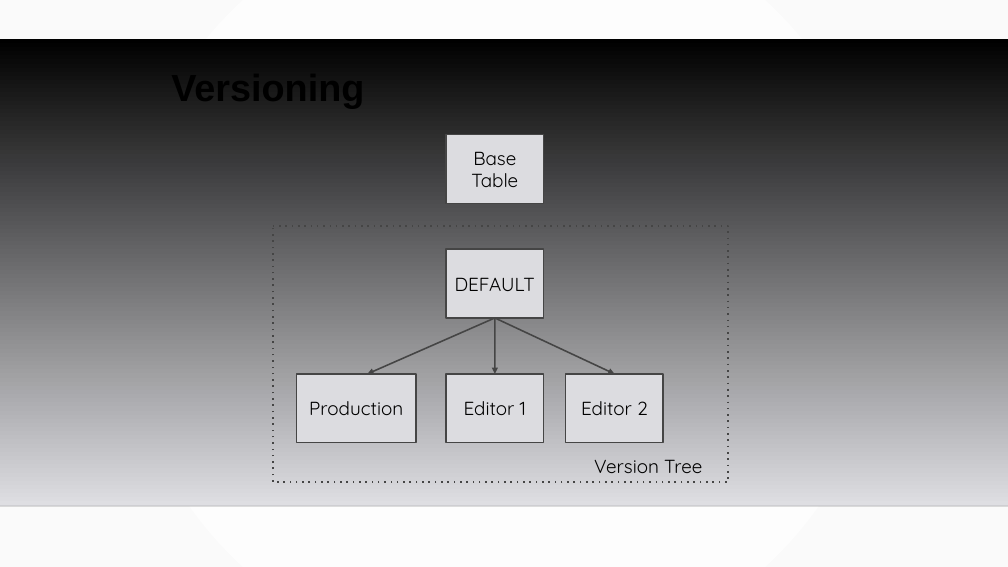
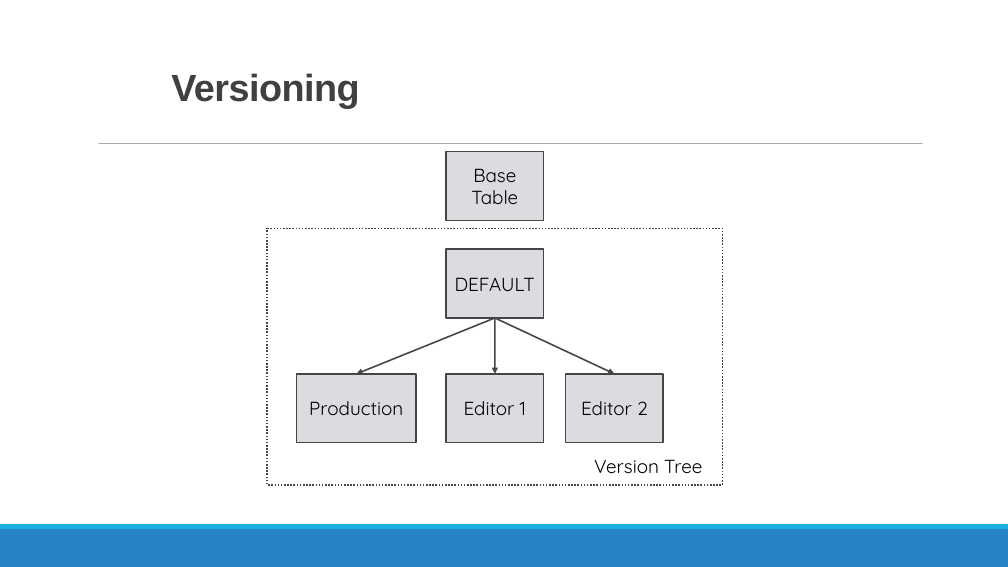
Before and after one commit to MGIS-UMN/GIS5577_week9, a slide deck: slide 11 of Database_Administration.odp. Drawn at 1008x567 pixels with LibreOffice and Linux fonts; fonts in the diff are those of the drawing; background and template pictures are left out. Boxes give left, top, right and bottom in pixels: in the first picture for what was removed or moved away, otherwise in the second. Text is boxed around its words. In the diff, an @@ line names an element or a change of style, - is before the commit and + after.

Commit message:
updated lecture for 2020

```diff
--- a/Database_Administration.odp
+++ b/Database_Administration.odp
@@ background gradient #FFFFFF to #FAFAFA to #FFFFFF @@
@@ title "Versioning" at (x1=171, y1=73, x2=359, y2=109): text colour #000000 to #404040, letter spacing 0 to -0.5 pt; line spacing 0.9 to 0.85 @@
@@ freeform shape removed at (x1=0, y1=39, x2=1008, y2=506) @@
@@ line added from (99, 144) to (923, 144), #7F7F7F 0.51 pt @@
@@ freeform shape "Base Table" moved from (x1=446, y1=135, x2=544, y2=203) to (x1=446, y1=152, x2=544, y2=221) @@
@@ freeform shape moved from (x1=273, y1=226, x2=728, y2=482) to (x1=268, y1=228, x2=723, y2=485) @@
@@ arrow moved from (495, 318) - (368, 374) to (495, 318) - (356, 374) @@
@@ line removed from (0, 506) to (1008, 506) @@
@@ freeform shape added at (x1=0, y1=529, x2=1008, y2=567), fill #2683C6 @@
@@ freeform shape added at (x1=0, y1=524, x2=1008, y2=529), fill #1CADE4 @@
```
Also in this commit, not shown: 20 other slides changed.
